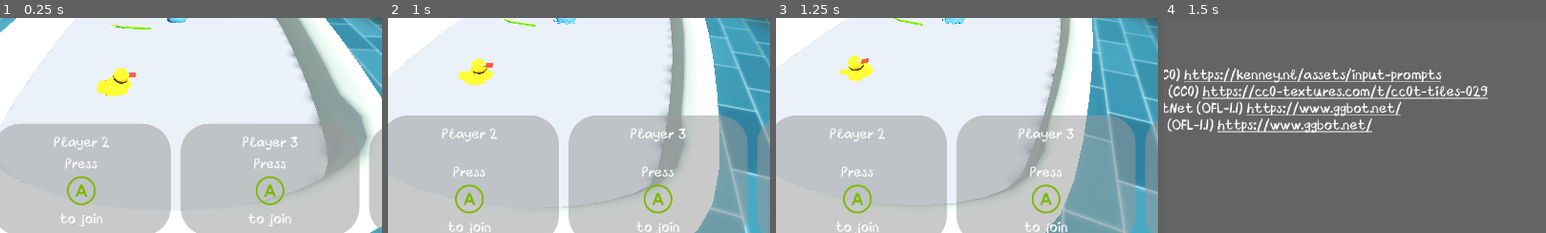
Above: before the commit, frames 1-4 (left to right).
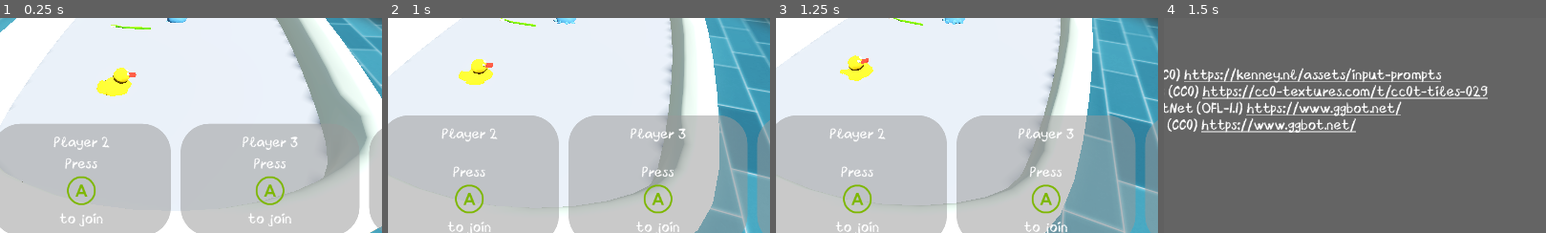
Above: after the commit, the same moments.

Repository: Gr0minet/ggj2025
Game: Godot game, scene res://scenes/game.tscn
Two runs of this game, one before a commit and one after it. Both use one fixed random seed, a clock stepped at 60 frames per second and the inputs below. Sound files missing from this copy of the repository are replaced by a short silence.
Inputs:
- Up to frame 1 (0.25 s): no input
- Up to frame 2 (1 s): hold I (change_color_up) from 0.53 s (still down); hold J (join_game) from 0.53 s (still down)
- Up to frame 3 (1.25 s): keep holding I (change_color_up); keep holding J (join_game)
- Up to frame 4 (1.5 s): release I (change_color_up) at 1.28 s; release J (join_game) at 1.28 s; hold O (change_color_down) from 1.28 s (still down); tap C (show_credits) at 1.35 s
The pictures show only the part of the screen within x 27-77%, y 49-99%; the shares and areas given below are measured in that part.

Frames 1-3 are identical in both runs. In frame 4, 1.5% of the frame differs, in the area x 2-55%, y 46-54%.

Commit message:
Fix license of crayon libre font
Signed-off-by: m09 <142691+m09@users.noreply.github.com>

Diff:
--- a/godot/menu/credits.tscn
+++ b/godot/menu/credits.tscn
@@ -57,7 +57,7 @@
     Input Prompts by Kenny (CC0) [url]https://kenney.nl/assets/input-prompts[/url]
     Tiles 029 by CC0 Textures (CC0) [url]https://cc0-textures.com/t/cc0t-tiles-029[/url]
     Bubblez Graffiti by GGBotNet (OFL-1.1) [url]https://www.ggbot.net/[/url]
-    Crayon Libre by GGBotNet (OFL-1.1) [url]https://www.ggbot.net/[/url]
+    Crayon Libre by GGBotNet (CC0) [url]https://www.ggbot.net/[/url]
 
 [b]License[/b]
     CC BY-SA 4.0 for assets
